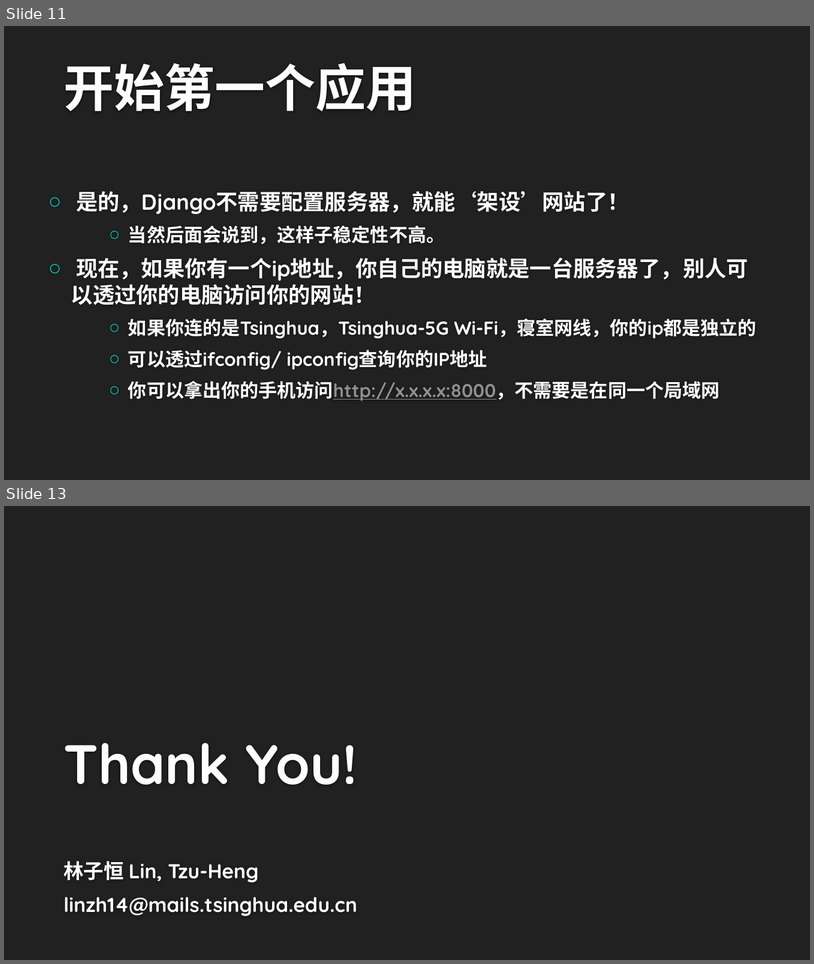
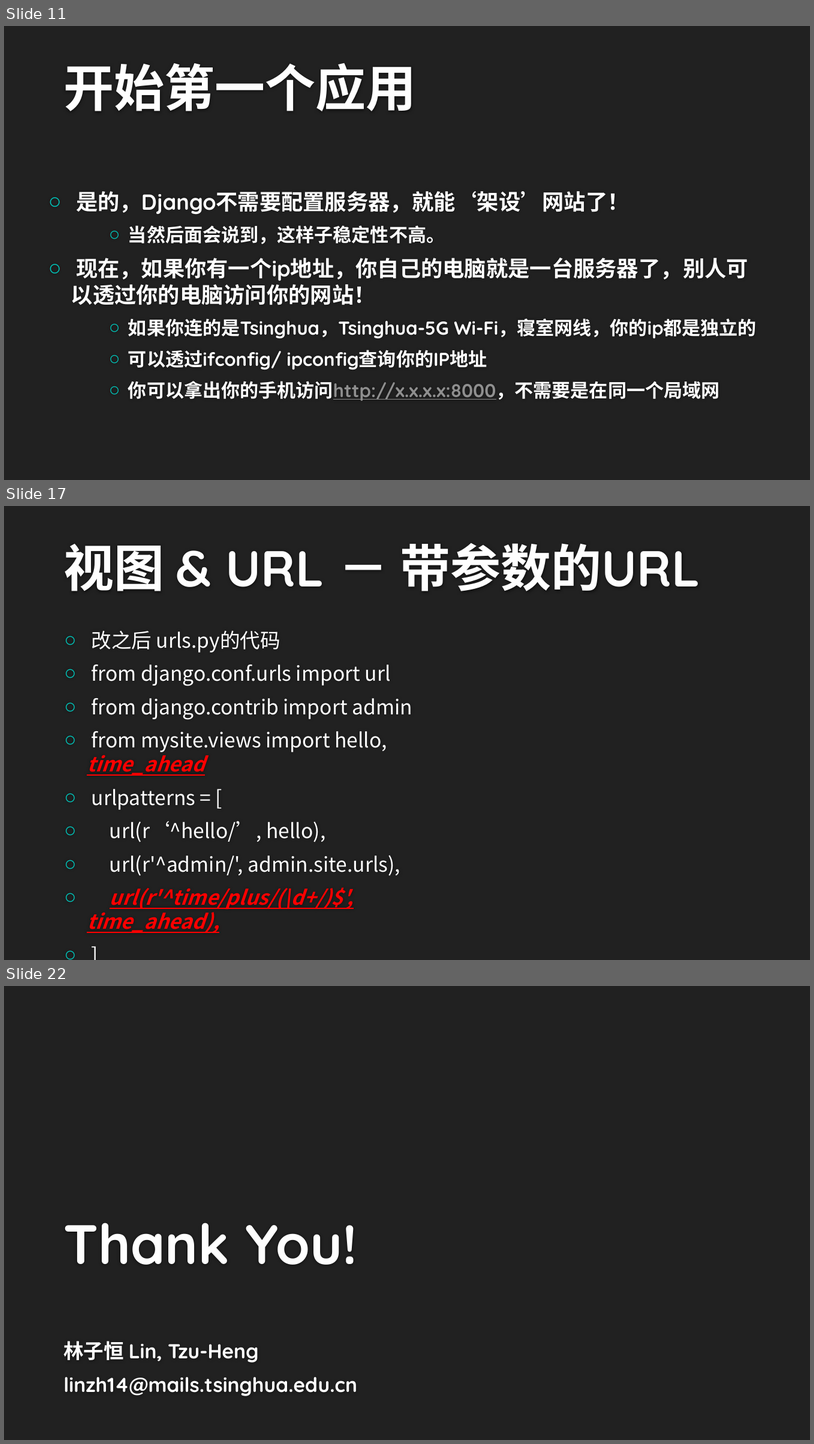
Before and after one commit to lzhbrian/Django-Lecture, a slide deck: 第一讲.pptx. Shown one above the other, each under a label of ours: slides 11 and 13 before the commit, slides 11, 17 and 22 after it; the slides between them are not shown. The pictures are 814x964 and 814x1444 pixels, drawn with LibreOffice and Linux fonts; fonts in the diff are those of the drawing; background and template pictures are left out. Boxes give left, top, right and bottom in pixels: in the first picture for what was removed or moved away, otherwise in the second. Text is boxed around its words. In the diff, an @@ line names an element or a change of style, - is before the commit and + after.

```diff
--- a/第一讲.pptx
+++ b/第一讲.pptx
@@ slide 17 added at (x1=4, y1=506, x2=810, y2=960), background #212121 @@
@@ title added at (x1=63, y1=543, x2=700, y2=591), 60 pt, text #FEFEFE, bold @@
+视图 & URL － 带参数的URL
@@ text added at (x1=87, y1=630, x2=413, y2=933), 24 pt, text #FFFFFF @@
+○ 改之后 urls.py的代码
+○ from django.conf.urls import url
+○ from django.contrib import admin
+○ from mysite.views import hello, time_ahead
+○ urlpatterns = [
+○ url(r‘^hello/’, hello),
+○ url(r'^admin/', admin.site.urls),
+○ url(r'^time/plus/(\d+/)$', time_ahead),
+○ ]
@@ what was slide 13 is now slide 22 @@
```
Also in this commit, not shown: 3 slides changed, 8 other slides added.
